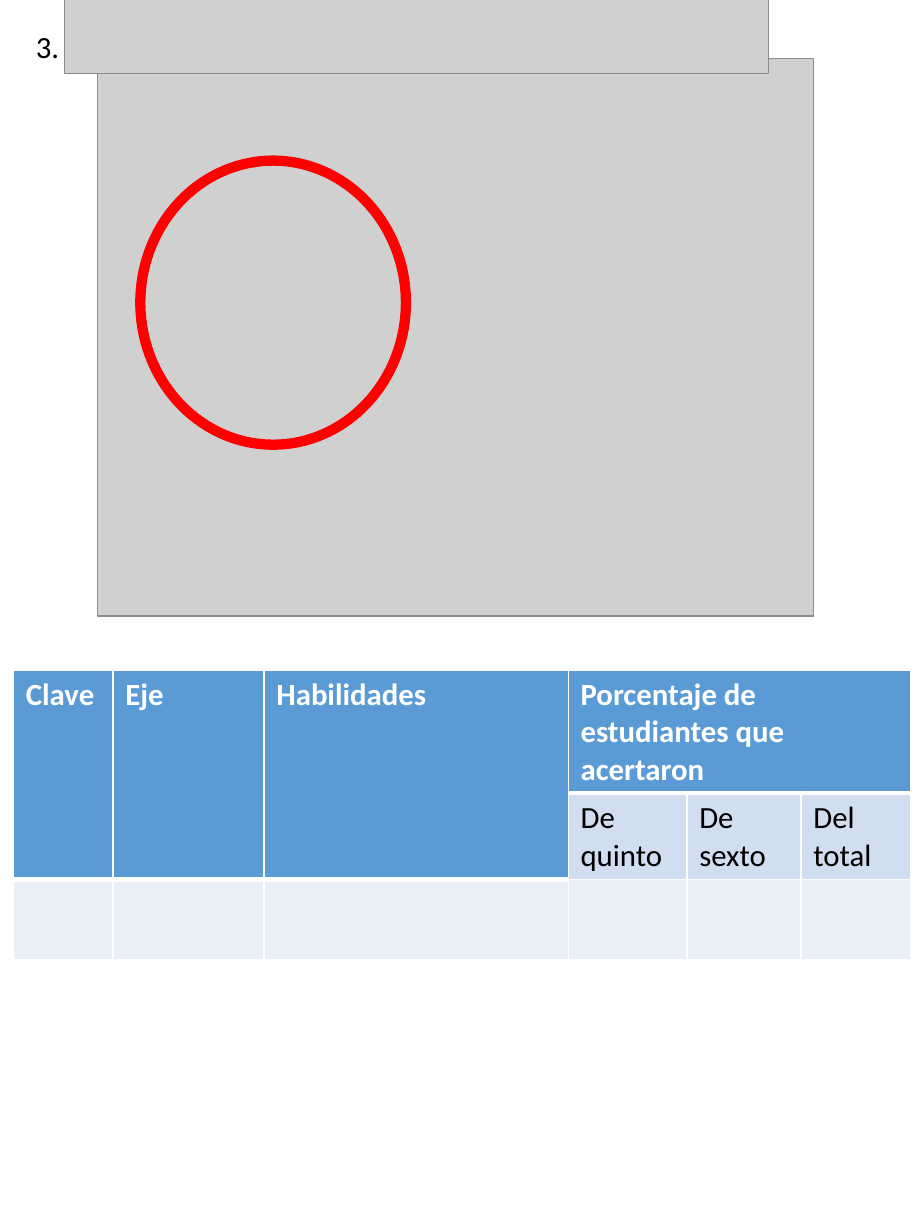
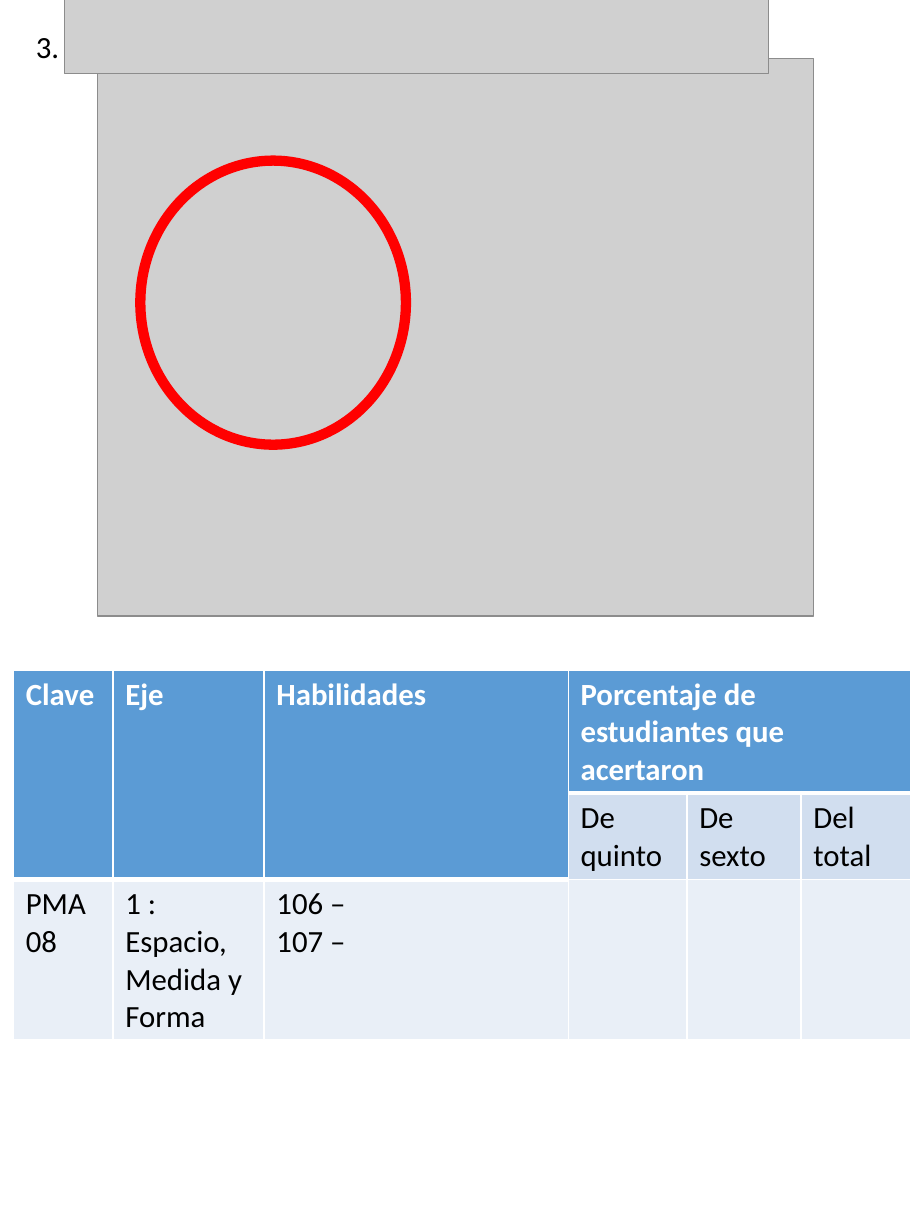
Before and after one commit to Adrifelcha/afchavez-019, a slide deck: slide 6 of Lancaster/Reporte_02_Q-Preliminar/Info_per_Item.pptx. Drawn at 924x1232 pixels with LibreOffice and Linux fonts; fonts in the diff are those of the drawing; grey boxes stand for pictures. Boxes give left, top, right and bottom in pixels: in the first picture for what was removed or moved away, otherwise in the second. Text is boxed around its words. In the diff, an @@ line names an element or a change of style, - is before the commit and + after.

```diff
--- a/Lancaster/Reporte_02_Q-Preliminar/Info_per_Item.pptx
+++ b/Lancaster/Reporte_02_Q-Preliminar/Info_per_Item.pptx
@@ table at (14,670,912,1032) @@
-row 3:  |  |  |  |  | 
+row 3: PMA08 | 1 : / Espacio, Medida y Forma | 106 – / 107 – |  |  | 
```
Also in this commit, not shown: 8 other slides changed, 1 other file.
